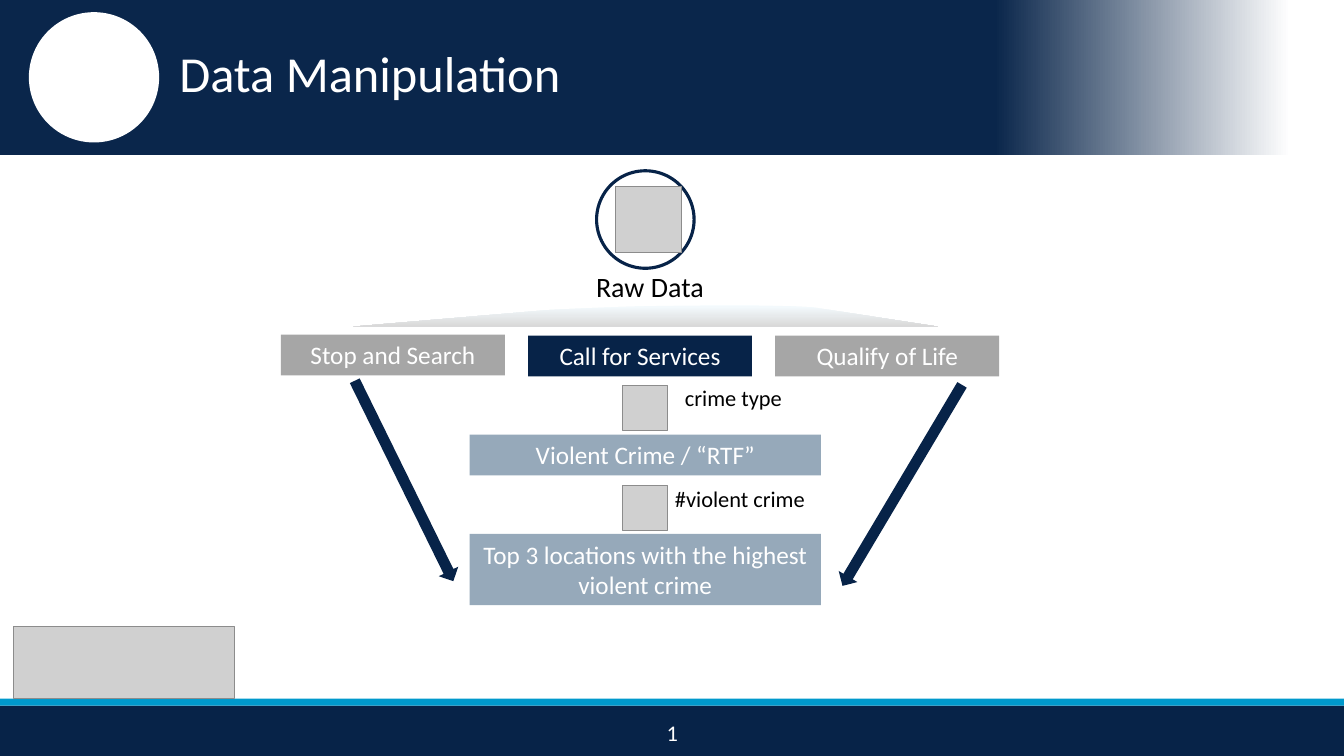
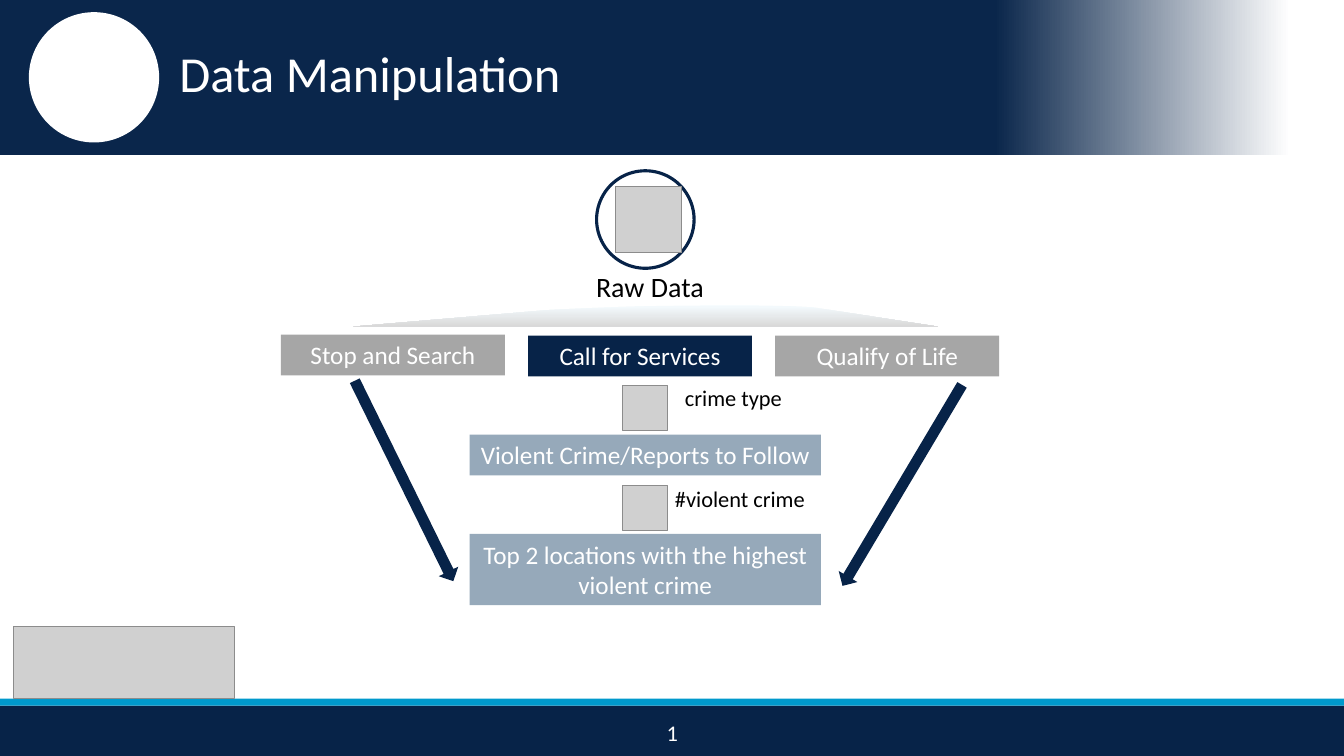
Before and after one commit to nikhilba/NOLA, a slide deck: slide 8 of Presentation/NOLA_Midterm_Presentation_v1.1.pptx. Drawn at 1344x756 pixels with LibreOffice and Linux fonts; fonts in the diff are those of the drawing; grey boxes stand for pictures; background and template pictures are left out. Boxes give left, top, right and bottom in pixels: in the first picture for what was removed or moved away, otherwise in the second. Text is boxed around its words. In the diff, an @@ line names an element or a change of style, - is before the commit and + after.

```diff
--- a/Presentation/NOLA_Midterm_Presentation_v1.1.pptx
+++ b/Presentation/NOLA_Midterm_Presentation_v1.1.pptx
@@ text in rectangle at (481,446,809,468): text changed @@
-Violent Crime / “RTF”
+Violent Crime/Reports to Follow
@@ text in rectangle at (483,546,807,594): text changed @@
-Top 3 locations with the highest violent crime
+Top 2 locations with the highest violent crime
```
Also in this commit, not shown: 6 other slides changed, 3 slides added, 2 slides removed.
